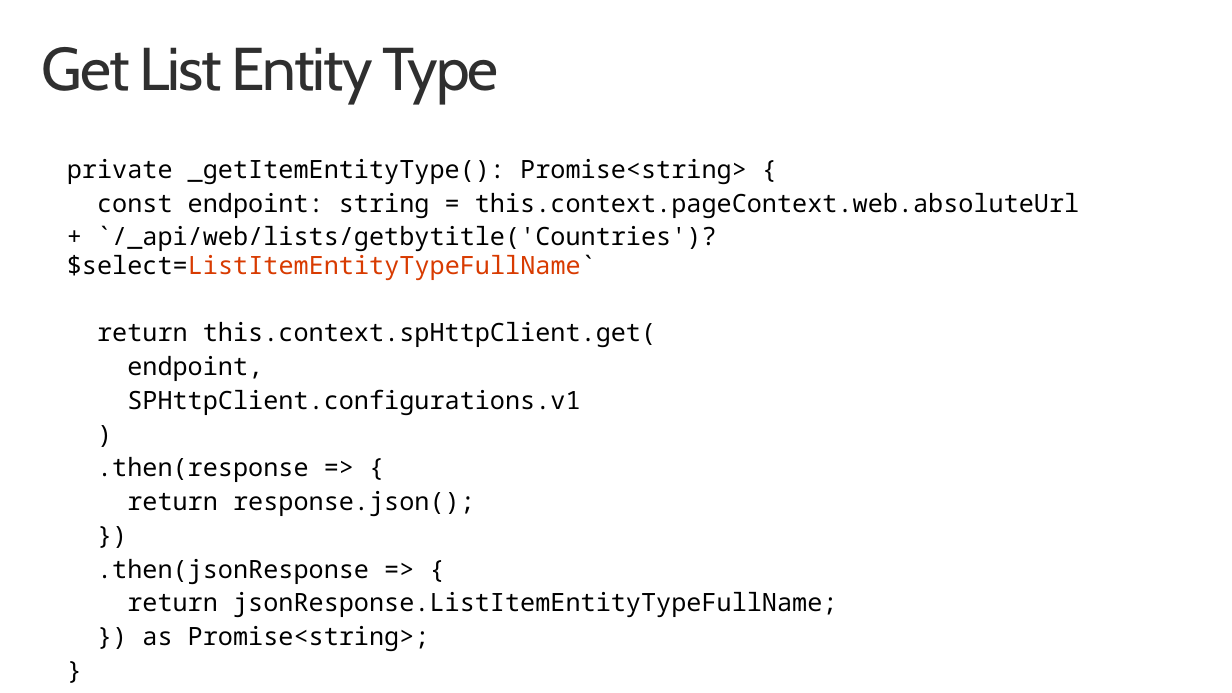
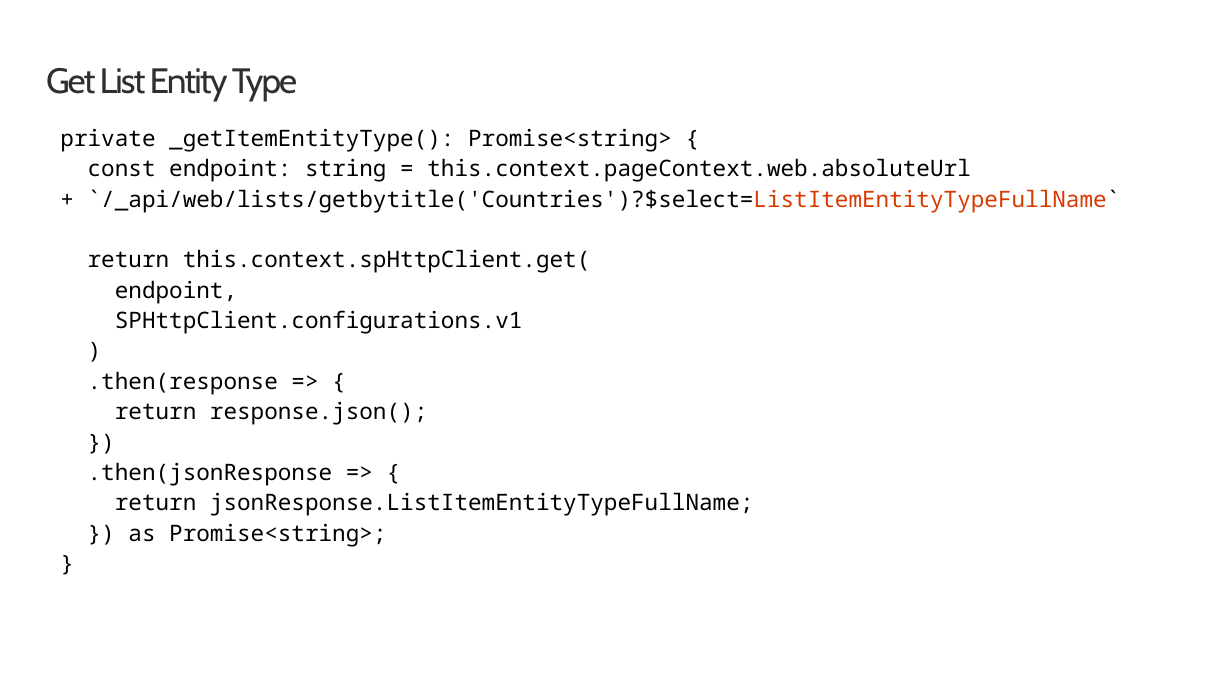
Before and after one commit to SharePoint/sp-dev-training-spfx-spcontent, a slide deck: slide 5 of 02 spfx sprest crud.pptx. Drawn at 1232x693 pixels with LibreOffice and Linux fonts; fonts in the diff are those of the drawing; background and template pictures are left out. Boxes give left, top, right and bottom in pixels: in the first picture for what was removed or moved away, otherwise in the second. Text is boxed around its words. In the diff, an @@ line names an element or a change of style, - is before the commit and + after.

```diff
--- a/02 spfx sprest crud.pptx
+++ b/02 spfx sprest crud.pptx
@@ title "Get List Entity Type": place and size @@
-title "Get List Entity Type" at [42, 47, 498, 103]
+title "Get List Entity Type" at [46, 68, 298, 101]
@@ title "Get List Entity Type" at [46, 68, 298, 101]: size 48 to 28 pt @@
@@ text "private _getItemEntityType(): Promise<string> {": place and size @@
-text "private _getItemEntityType(): Promise<string> {" at [67, 159, 1079, 651]
+text "private _getItemEntityType(): Promise<string> {" at [60, 128, 1121, 547]
@@ text "private _getItemEntityType(): Promise<string> {" at [60, 128, 1121, 547]: size 20 to 18 pt @@
```
Also in this commit, not shown: 7 other slides changed, 2 other files.
